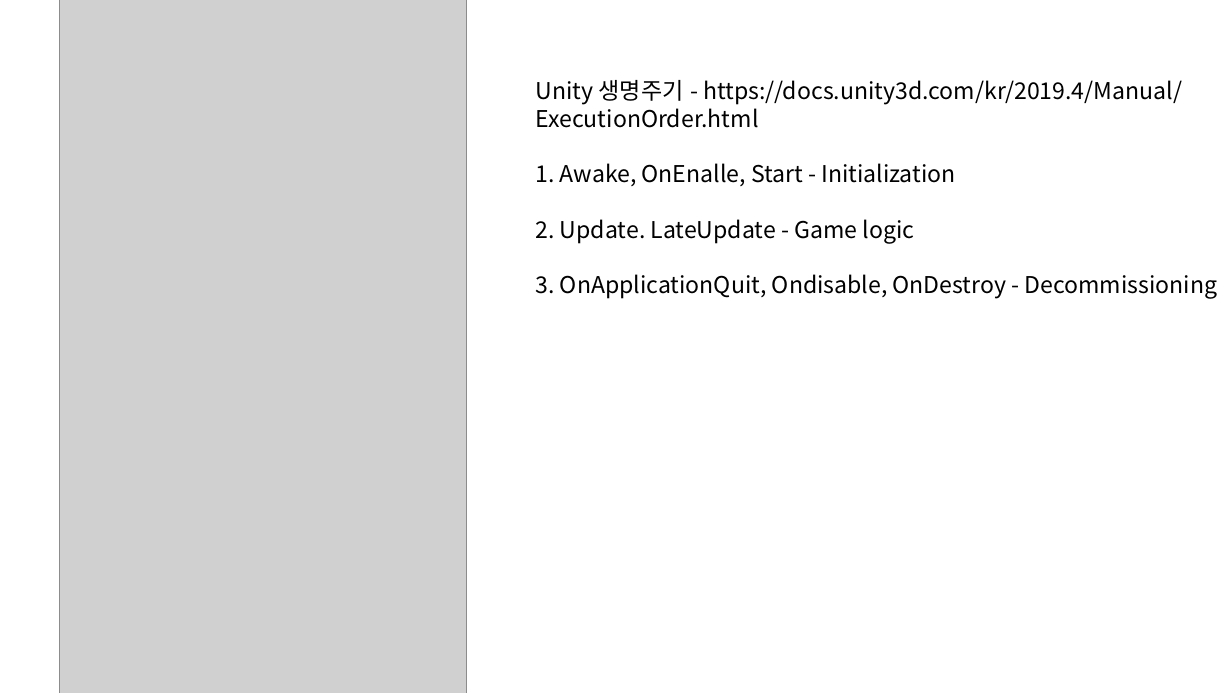
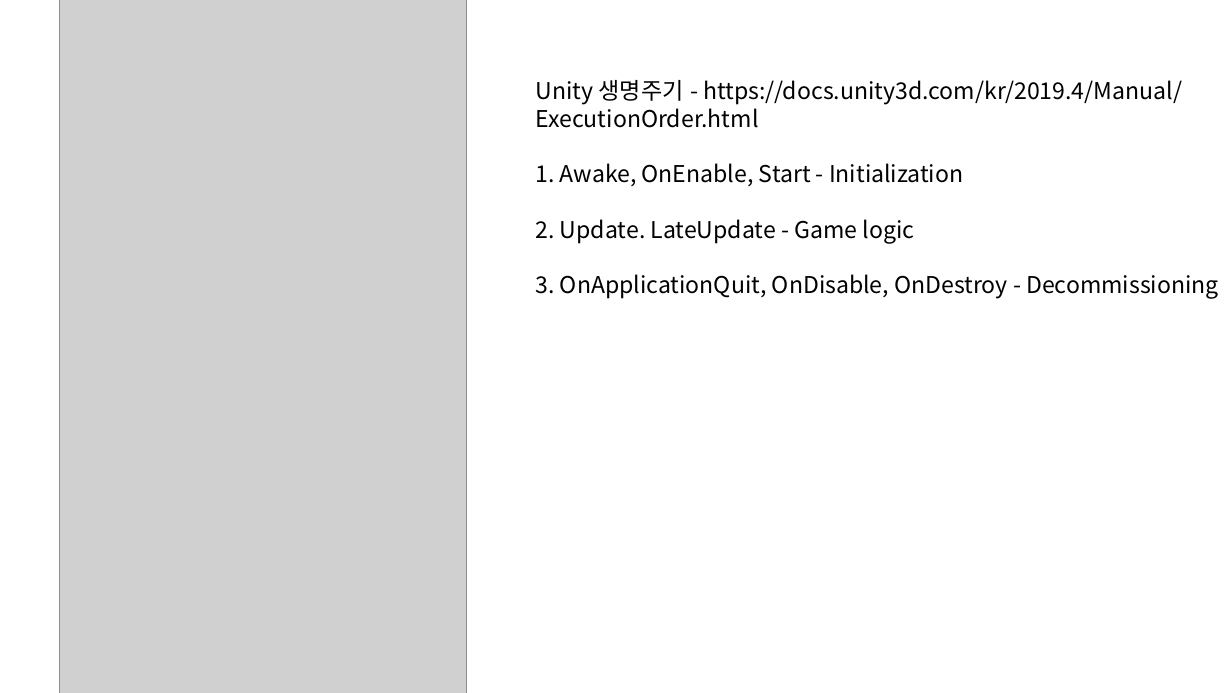
Before and after one commit to SangGyu-Lim/2025_study_lecture, a slide deck: slide 2 of client/lecture/유니티 설치 가이드.pptx. Drawn at 1232x693 pixels with LibreOffice and Linux fonts; fonts in the diff are those of the drawing; grey boxes stand for pictures. Boxes give left, top, right and bottom in pixels: in the first picture for what was removed or moved away, otherwise in the second. Text is boxed around its words. In the diff, an @@ line names an element or a change of style, - is before the commit and + after.

```diff
--- a/client/lecture/유니티 설치 가이드.pptx
+++ b/client/lecture/유니티 설치 가이드.pptx
@@ text in rectangle at (536, 163, 963, 186): text changed @@
-1. Awake, OnEnalle, Start - Initialization
+1. Awake, OnEnable, Start - Initialization
@@ text in rectangle at (536, 274, 1219, 299): text changed @@
-3. OnApplicationQuit, Ondisable, OnDestroy - Decommissioning
+3. OnApplicationQuit, OnDisable, OnDestroy - Decommissioning
```
Also in this commit, not shown: 21 other files.
